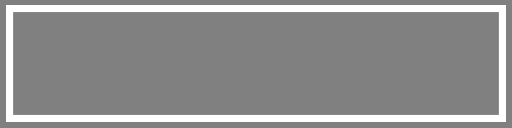
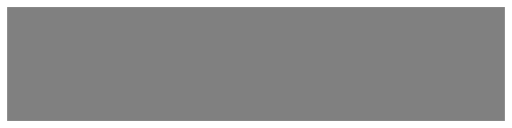
Revision of a layered w=512, h=128 image; what changed, layer by layer:
painted on "Rectangle 1" over box(0, 0, 512, 128)
